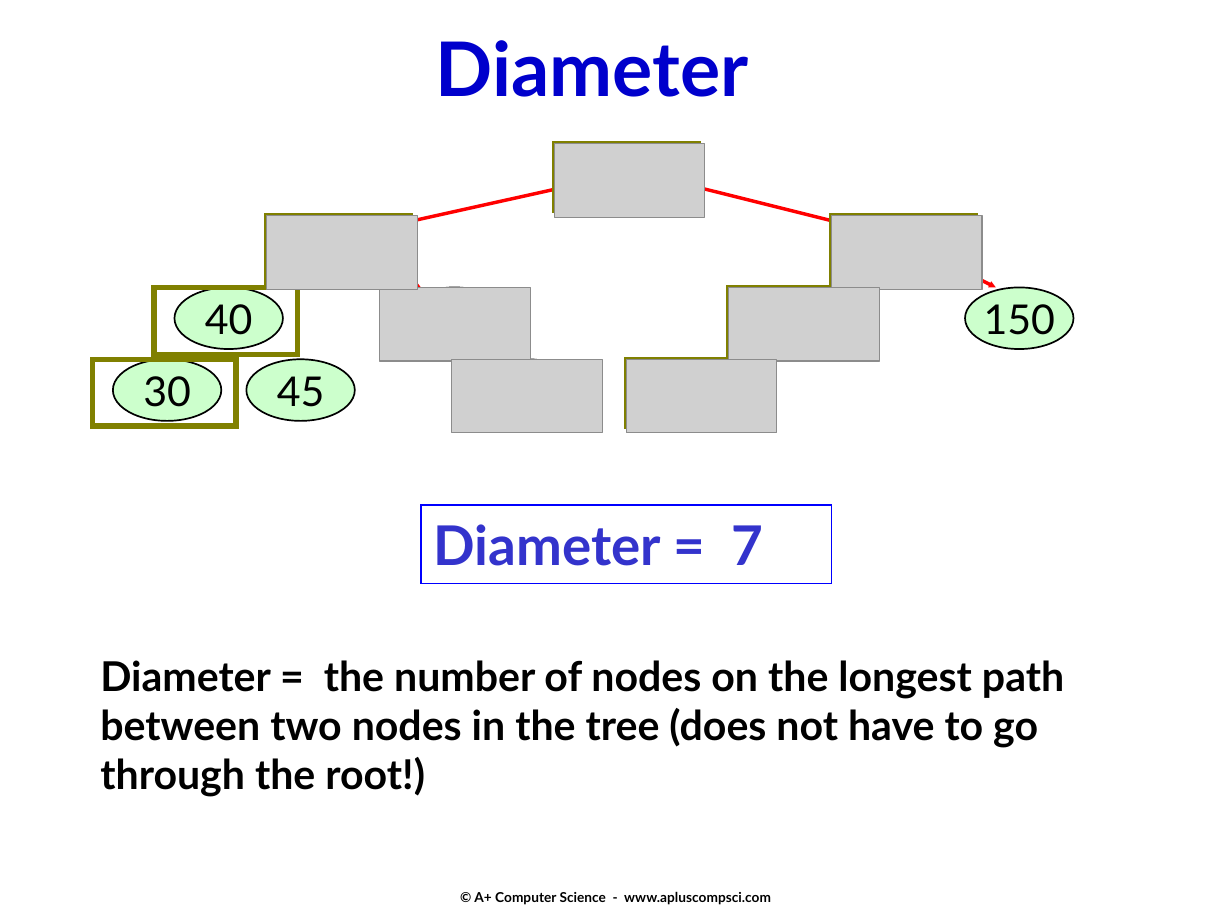
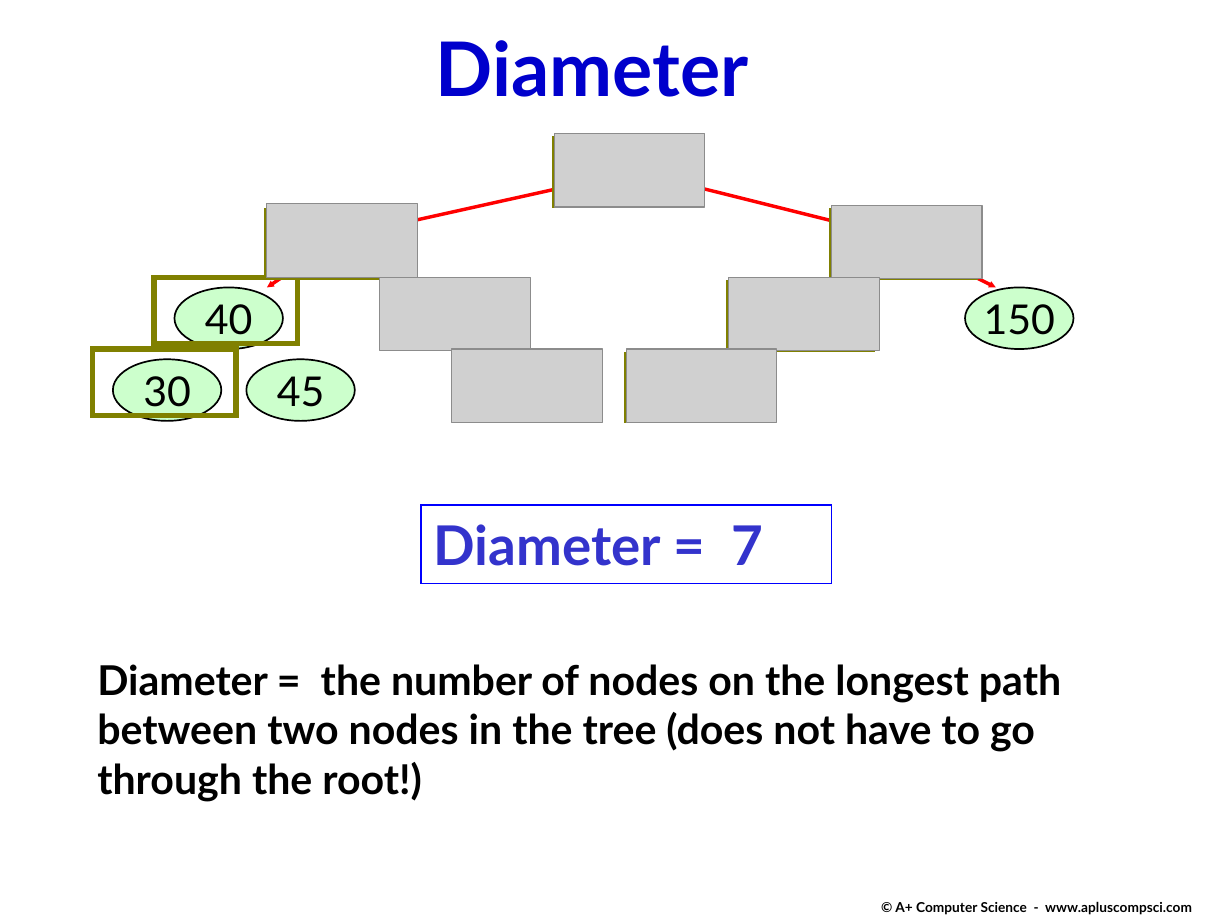
Before and after one commit to Cy-FairCS/cs3, a slide deck: slide 5 of u08a_binaryTrees/notes/_b - Attributes and and building BSTs.pptx. Drawn at 1232x924 pixels with LibreOffice and Linux fonts; fonts in the diff are those of the drawing; grey boxes stand for pictures. Boxes give left, top, right and bottom in pixels: in the first picture for what was removed or moved away, otherwise in the second. Text is boxed around its words. In the diff, an @@ line names an element or a change of style, - is before the commit and + after.

```diff
--- a/u08a_binaryTrees/notes/_b - Attributes and and building BSTs.pptx
+++ b/u08a_binaryTrees/notes/_b - Attributes and and building BSTs.pptx
@@ 5 rectangles: place and size @@
-5 rectangles at (267, 144, 976, 426)
+5 rectangles at (267, 138, 976, 421)
@@ picture: place and size @@
-picture at (267, 216, 418, 290)
+picture at (267, 203, 418, 277)
@@ ellipse removed at (853, 216, 961, 277) @@
@@ ellipse removed at (400, 287, 509, 349) @@
@@ ellipse removed at (739, 287, 848, 349) @@
@@ 6 pictures, 2 rectangles: place and size @@
-6 pictures, 2 rectangles at (92, 144, 982, 434)
+6 pictures, 2 rectangles at (92, 133, 982, 423)
@@ text "Diameter = the number of ...": place and size @@
-text "Diameter = the number of ..." at (100, 660, 1064, 797)
+text "Diameter = the number of ..." at (97, 664, 1061, 802)
@@ text "© A+ Computer Science - ...": place and size @@
-text "© A+ Computer Science - ..." at (474, 891, 771, 905)
+text "© A+ Computer Science - ..." at (895, 901, 1192, 915)
```
Also in this commit, not shown: 2 other slides changed, 4 other files.
